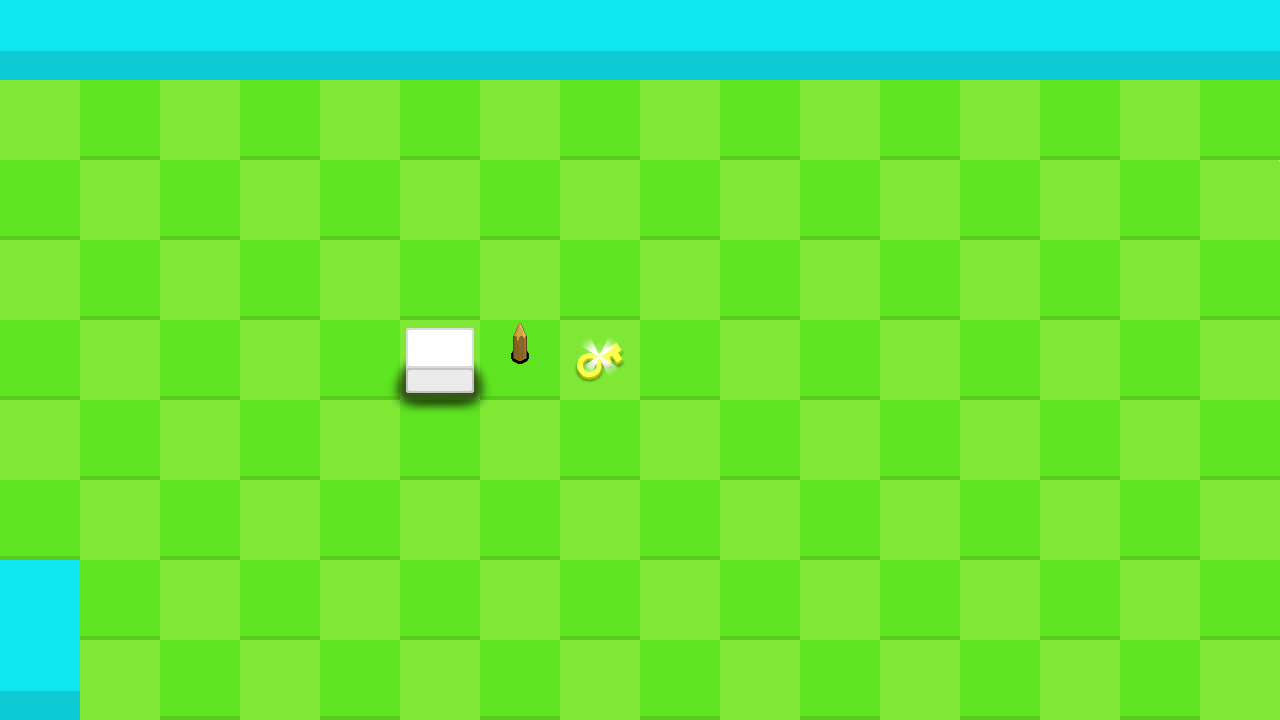
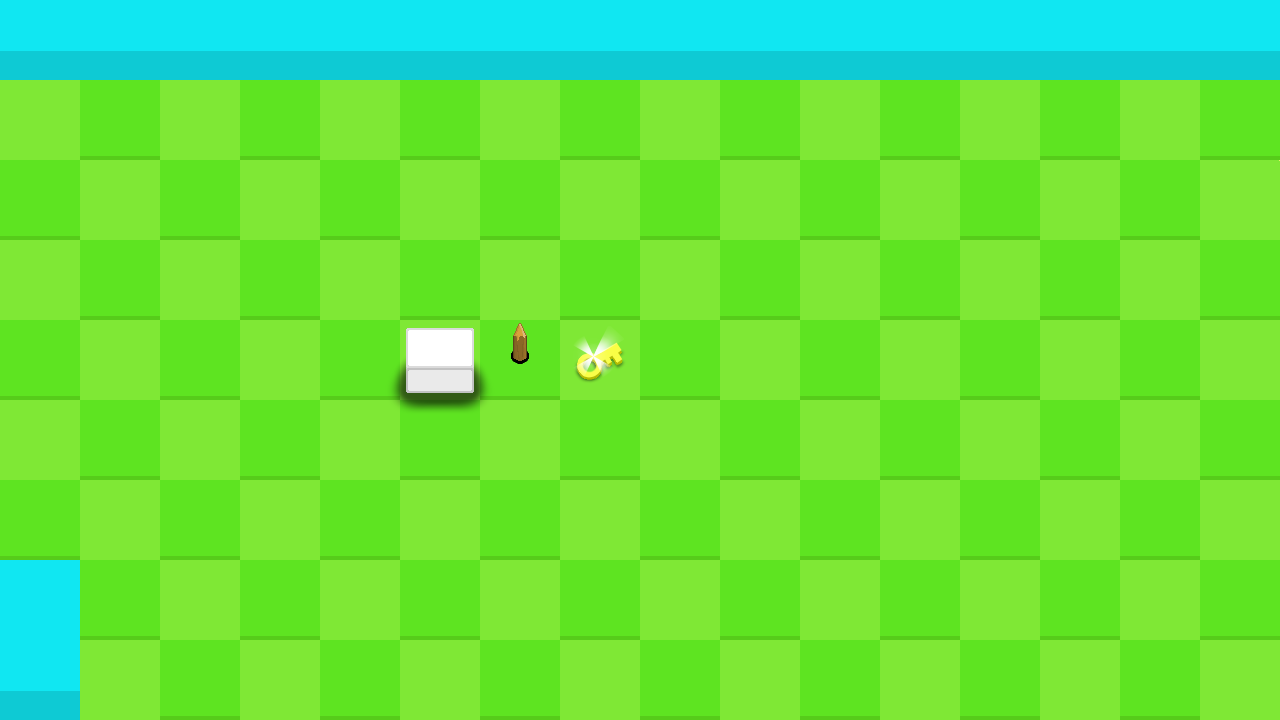
Layer changes from the first 1280 × 720 image to the second:
added group "Chiave" with 3 layers above "Paletto" over (x1=573, y1=326, x2=624, y2=377)
moved "Bagliore" into group "Chiave", painted on it over (x1=573, y1=326, x2=624, y2=377)
moved "chiave" into group "Chiave" over (x1=576, y1=342, x2=620, y2=377)
moved "ombraChiave" into group "Chiave" over (x1=573, y1=349, x2=620, y2=377)
